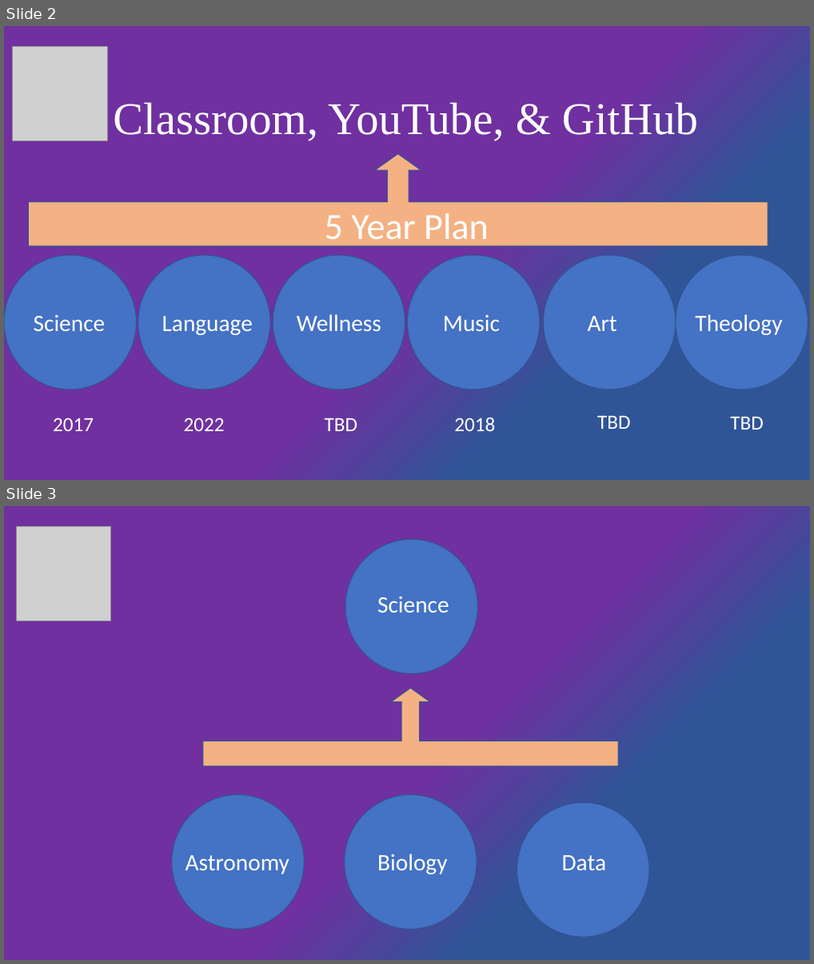
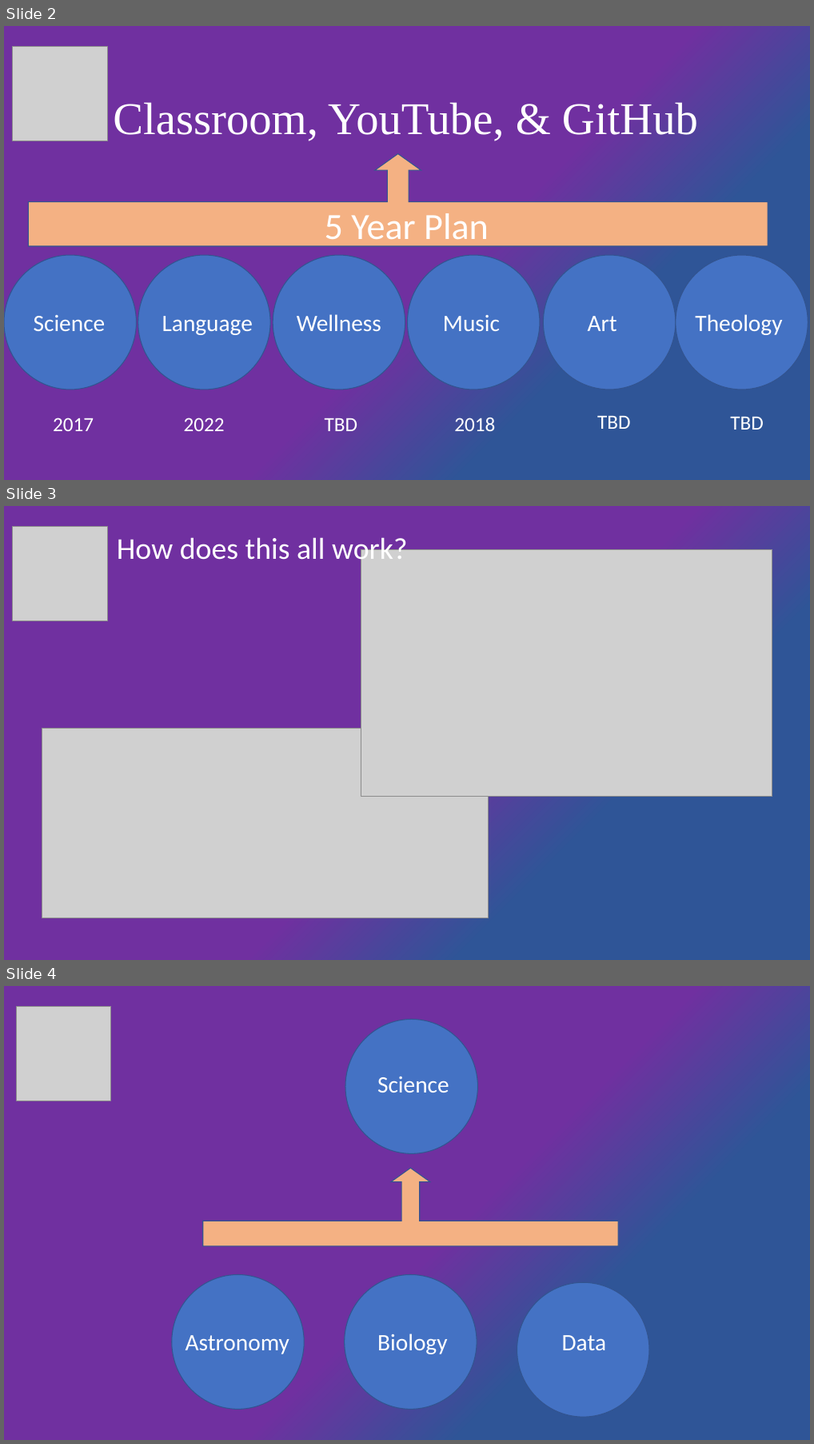
Before and after one commit to KnowledgeMavens/Science-Tech, a slide deck: Vision 02-27-18/Truth & Beauty.pptx. Shown one above the other, each under a label of ours: slides 2 and 3 before the commit, slides 2, 3 and 4 after it. The pictures are 814x964 and 814x1444 pixels, drawn with LibreOffice and Linux fonts; fonts in the diff are those of the drawing; grey boxes stand for pictures. Boxes give left, top, right and bottom in pixels: in the first picture for what was removed or moved away, otherwise in the second. Text is boxed around its words. In the diff, an @@ line names an element or a change of style, - is before the commit and + after.

```diff
--- a/Vision 02-27-18/Truth & Beauty.pptx
+++ b/Vision 02-27-18/Truth & Beauty.pptx
@@ slide 3 added at (4,506,810,960), background gradient #7030A0 to #2F5597 @@
@@ picture added at (13,527,107,621) @@
@@ text added at (117,537,407,567), 36 pt, text #FFFFFF @@
+How does this all work?
@@ picture added at (361,549,772,796) @@
@@ picture added at (42,728,489,916) @@
@@ what was slide 3 is now slide 4 @@
```
Also in this commit, not shown: 1 other file.
